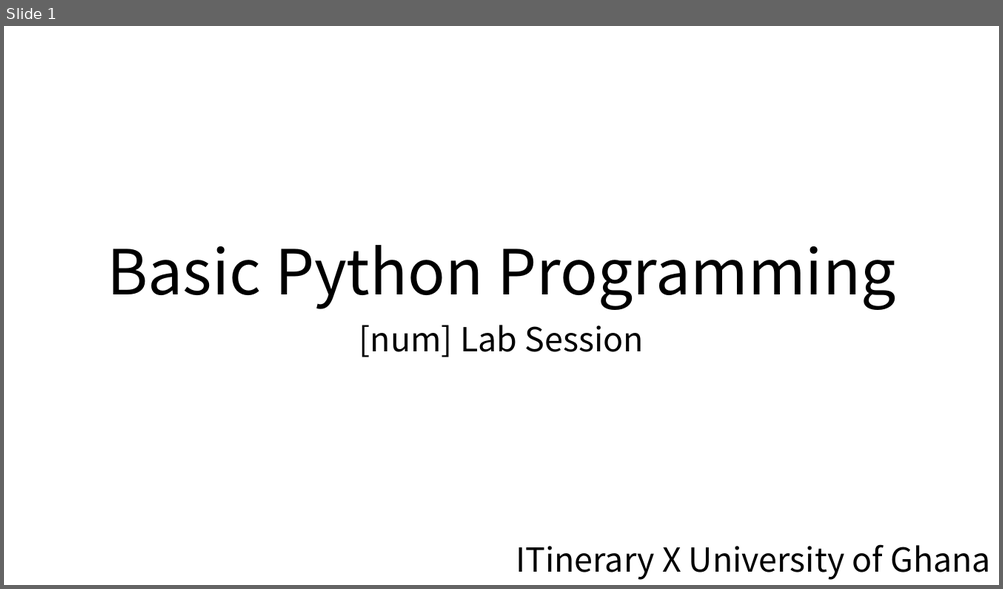
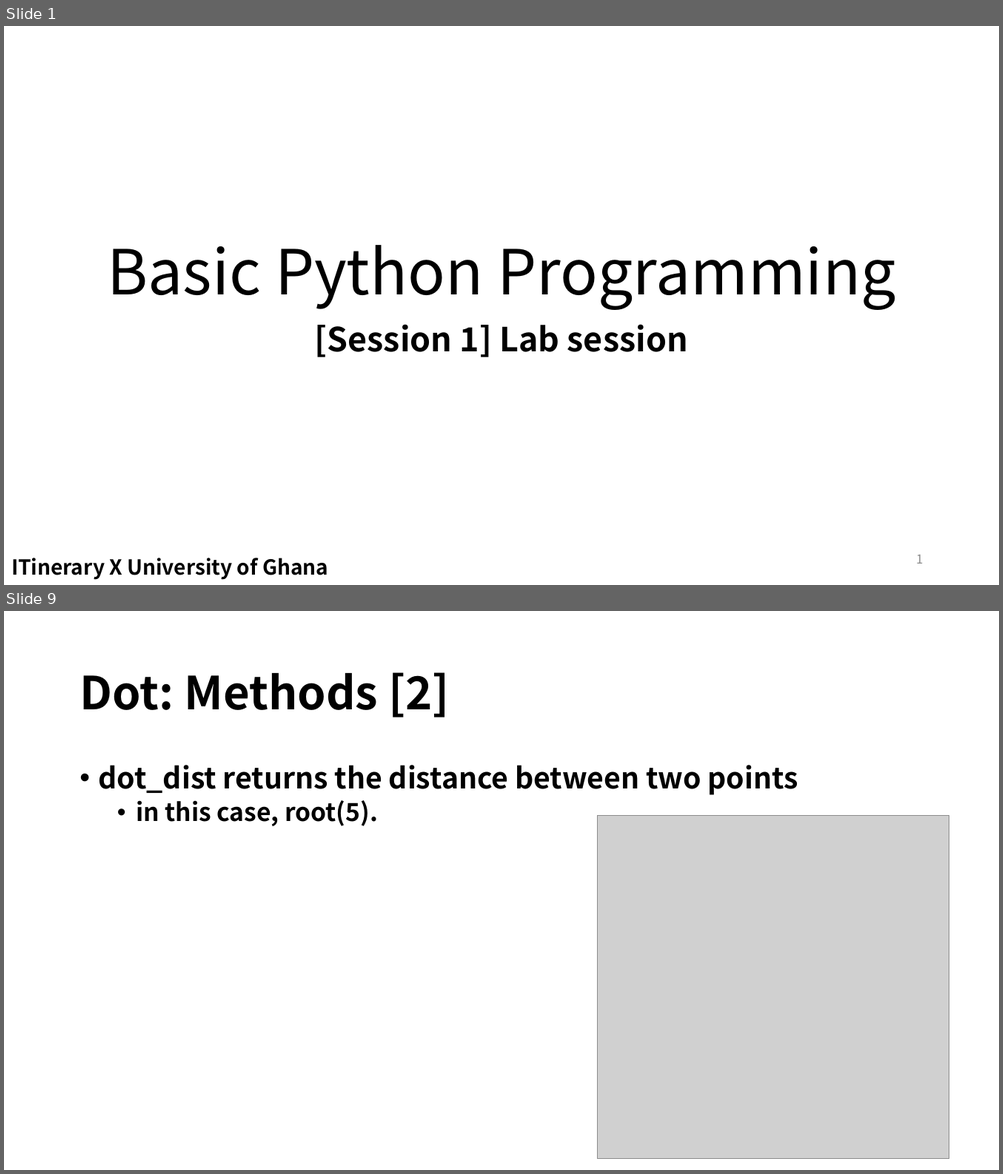
Before and after one commit to EunSeong-Park/EunSeong-Park.github.io, a slide deck: contents/2020_ITinerary/assets/session_1/labsession.pptx. Shown one above the other, each under a label of ours: slide 1 before the commit, slides 1 and 9 after it; the slides between them are not shown. The pictures are 1003x589 and 1003x1174 pixels, drawn with LibreOffice and Linux fonts; fonts in the diff are those of the drawing; grey boxes stand for pictures. Boxes give left, top, right and bottom in pixels: in the first picture for what was removed or moved away, otherwise in the second. Text is boxed around its words. In the diff, an @@ line names an element or a change of style, - is before the commit and + after.

```diff
--- a/contents/2020_ITinerary/assets/session_1/labsession.pptx
+++ b/contents/2020_ITinerary/assets/session_1/labsession.pptx
@@ slide 9 added at [4, 611, 999, 1170], background #FFFFFF @@
@@ title added at [79, 672, 449, 718], 44 pt, text #000000, bold @@
+Dot: Methods [2]
@@ text added at [99, 765, 798, 826], 28 pt, text #000000, bold @@
+• dot_dist returns the distance between two points
+  • in this case, root(5).
@@ picture added at [598, 815, 949, 1159] @@
@@ slide 1 changed as well @@
@@ subtitle at [315, 324, 688, 358]: text changed; bold on @@
-[num] Lab Session
+[Session 1] Lab session
@@ text "ITinerary X University of Ghana": place and size @@
-text "ITinerary X University of Ghana" at [515, 545, 990, 580]
+text "ITinerary X University of Ghana" at [11, 558, 328, 580]
@@ text "ITinerary X University of Ghana" at [11, 558, 328, 580]: size 32 to 20 pt, bold on; alignment right to left @@
@@ page number added at [916, 555, 922, 564], 12 pt, text #8C8C8C @@
+1
```
Also in this commit, not shown: 1 other slide changed, 15 other slides added, 5 slides removed, 15 other files.
